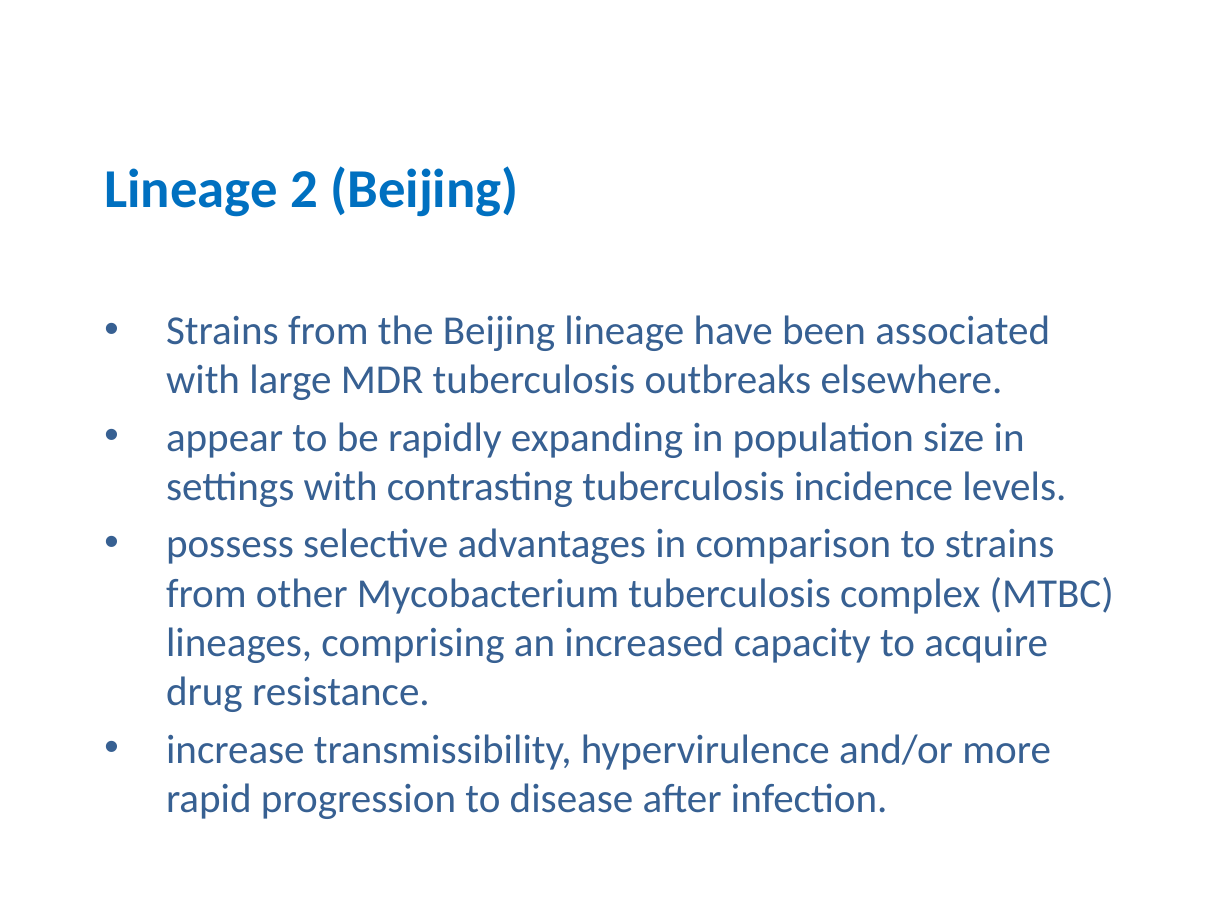
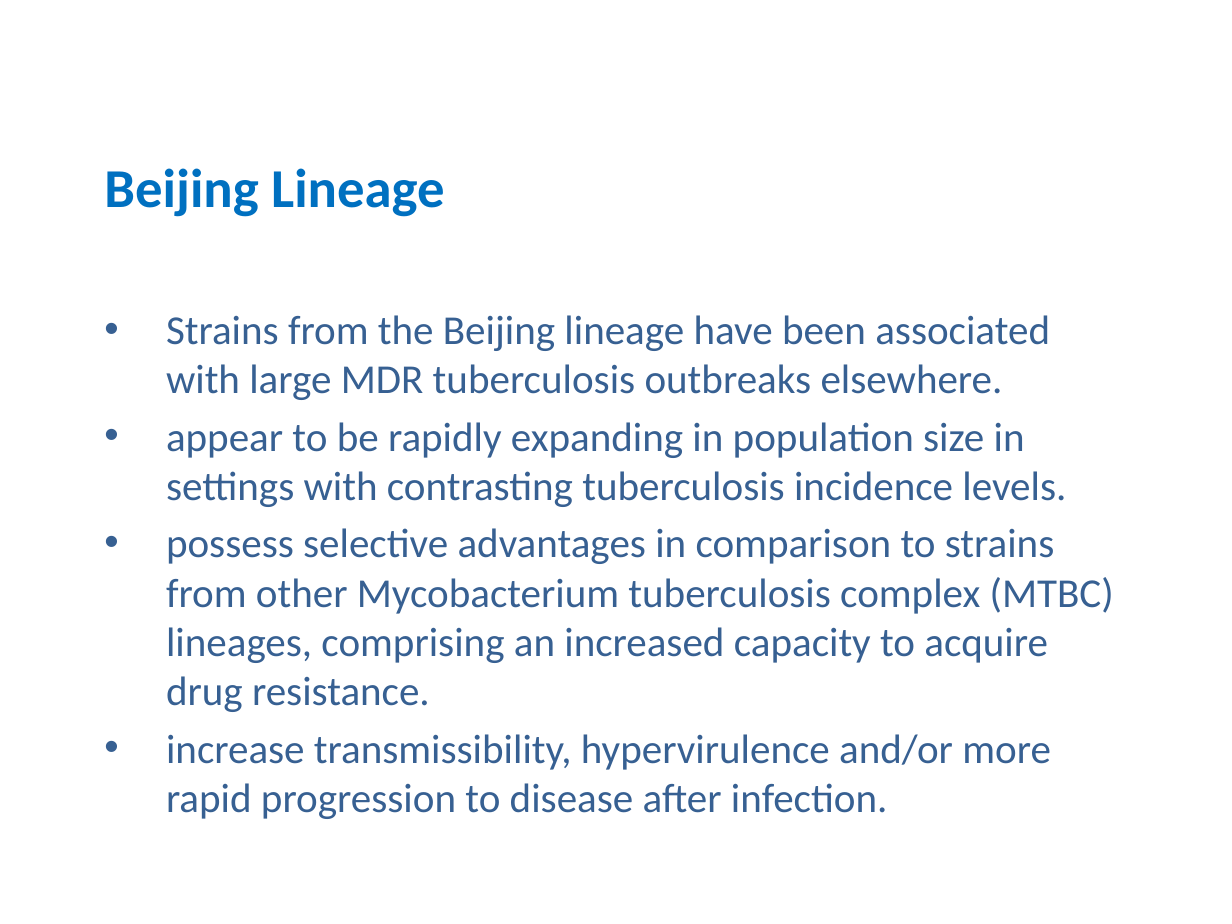
Before and after one commit to zhangfang615/Tuberculosis, a slide deck: slide 8 of 20160705 (1).pptx. Drawn at 1232x924 pixels with LibreOffice and Linux fonts; fonts in the diff are those of the drawing. Boxes give left, top, right and bottom in pixels: in the first picture for what was removed or moved away, otherwise in the second. Text is boxed around its words. In the diff, an @@ line names an element or a change of style, - is before the commit and + after.

```diff
--- a/20160705 (1).pptx
+++ b/20160705 (1).pptx
@@ title at <box>104,168,444,217</box>: text changed @@
-Lineage 2 (Beijing)
+Beijing Lineage
```
Also in this commit, not shown: 2 other slides changed, 1 slide removed.
